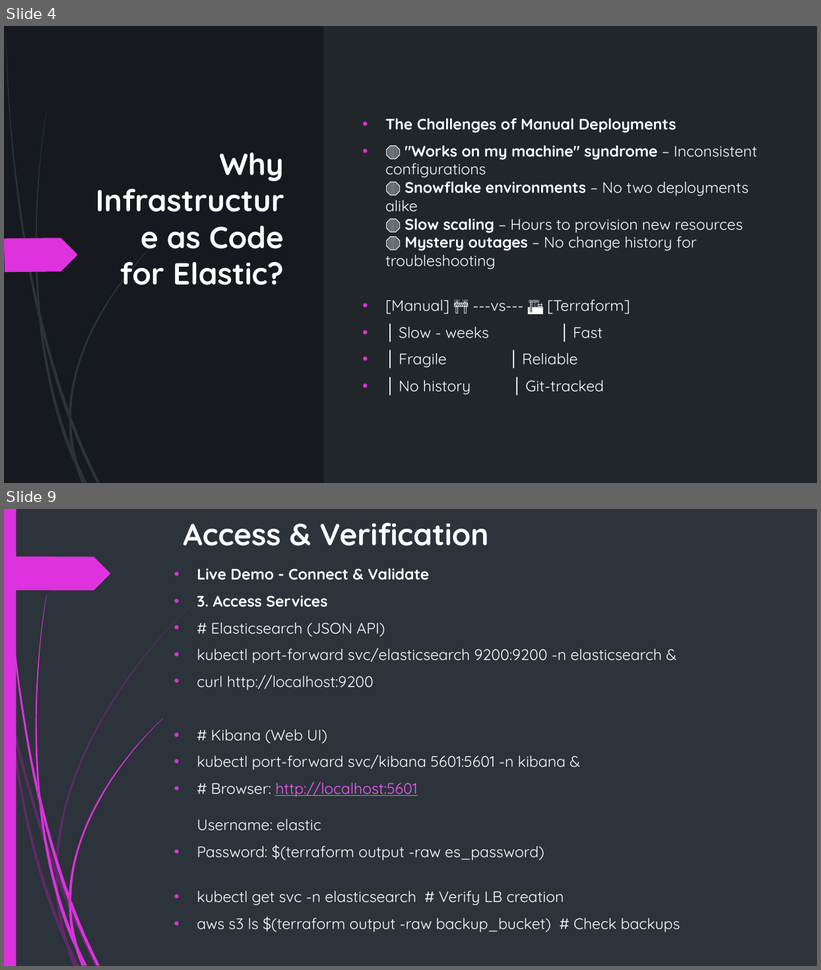
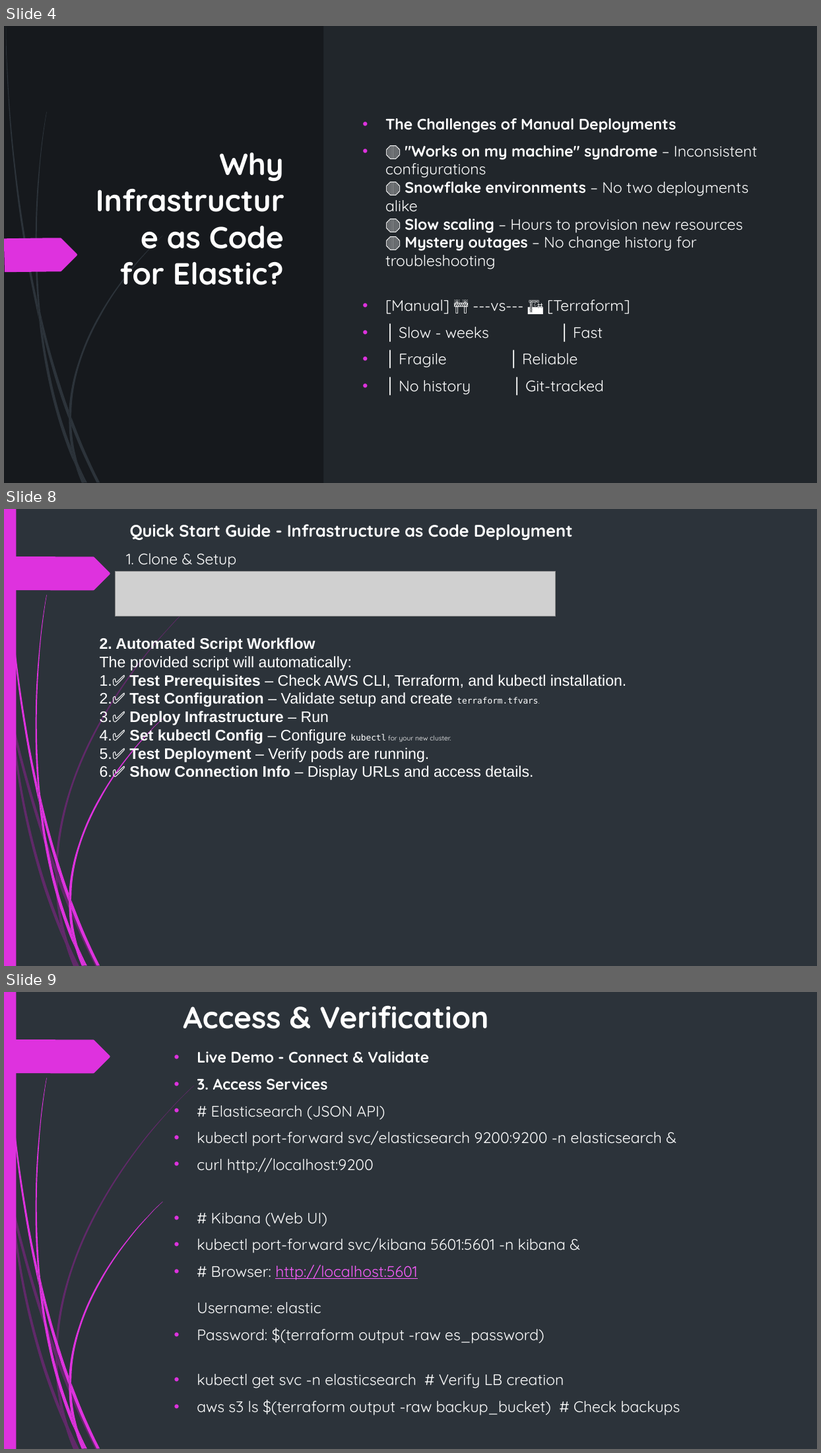
Before and after one commit to InfraPlatformer/elastic-terraform-demo, a slide deck: docs/Infrastructure as Code.pptx. Shown one above the other, each under a label of ours: slides 4 and 9 before the commit, slides 4, 8 and 9 after it; the slides between them are not shown. The pictures are 821x970 and 821x1453 pixels, drawn with LibreOffice and Linux fonts; fonts in the diff are those of the drawing; grey boxes stand for pictures. Boxes give left, top, right and bottom in pixels: in the first picture for what was removed or moved away, otherwise in the second. Text is boxed around its words. In the diff, an @@ line names an element or a change of style, - is before the commit and + after.

Commit message:
Update infrastructure and app names, add network diagram, rename deployment script

```diff
--- a/docs/Infrastructure as Code.pptx
+++ b/docs/Infrastructure as Code.pptx
@@ slide 8 added at box(4, 509, 817, 966), background #2C333A; not listed: 24 template elements that a slide beside it also shows @@
@@ title added at box(130, 524, 573, 540), 19.8 pt, text #FFFFFF, bold @@
+Quick Start Guide - Infrastructure as Code Deployment
@@ text added at box(126, 553, 237, 568), 18 pt, text #FFFFFF @@
+1. Clone & Setup
@@ picture added at box(115, 571, 556, 617) @@
@@ text added at box(100, 638, 627, 780), 18 pt, text #FFFFFF @@
+2. Automated Script Workflow
+The provided script will automatically:
+1. ✅ Test Prerequisites – Check AWS CLI, Terraform, and kubectl installation.
+2. ✅ Test Configuration – Validate setup and create terraform.tfvars.
+3. ✅ Deploy Infrastructure – Run
+4. ✅ Set kubectl Config – Configure kubectl for your new cluster.
+5. ✅ Test Deployment – Verify pods are running.
+6. ✅ Show Connection Info – Display URLs and access details.
```
Also in this commit, not shown: 5 slides changed, 1 slide removed, 9 other files.
